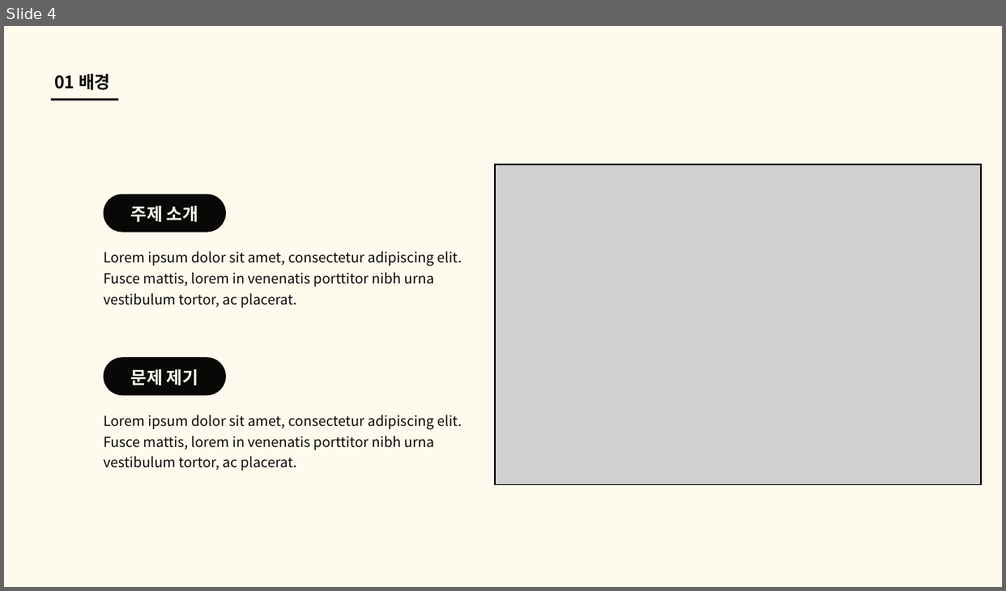
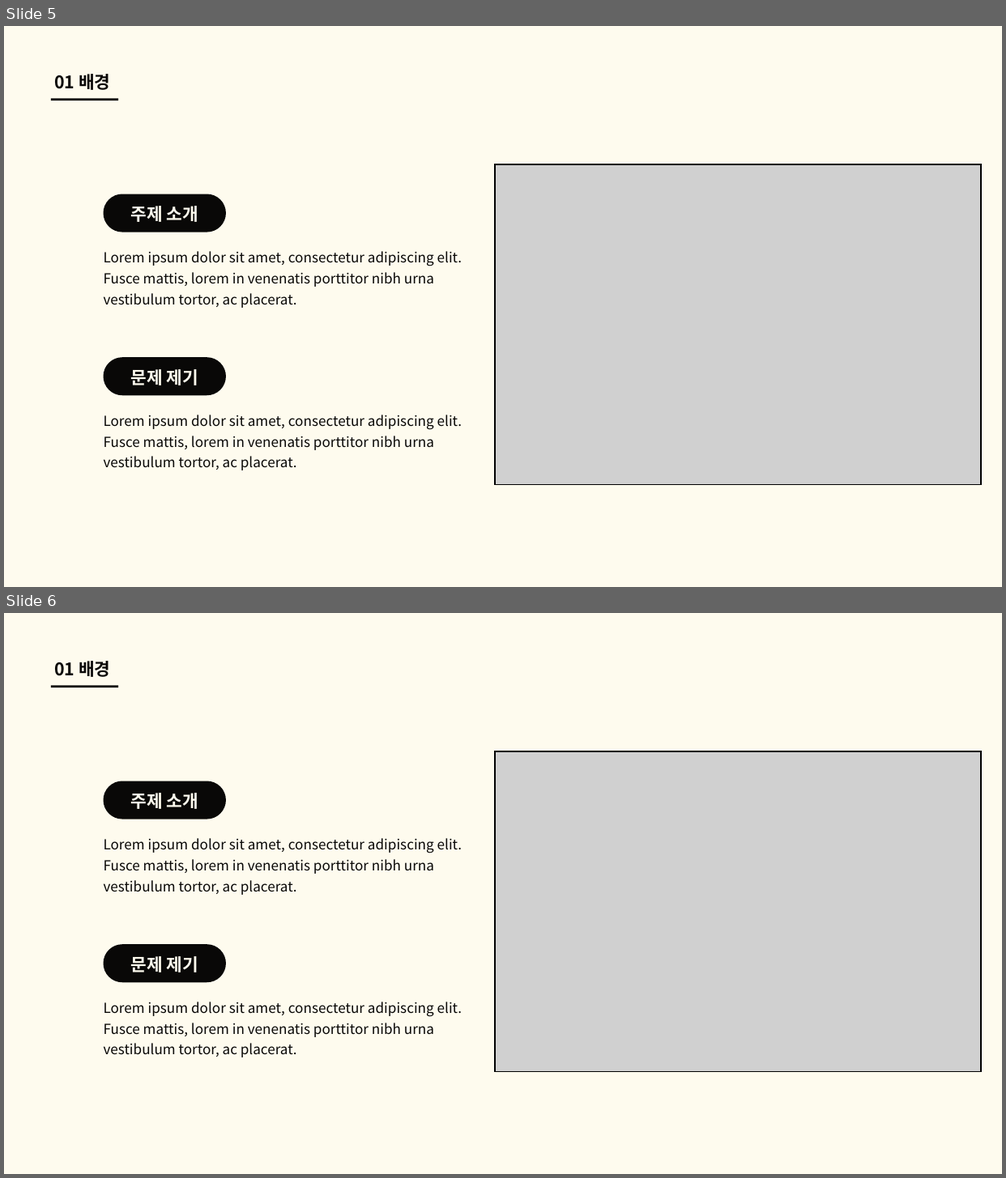
Before and after one commit to good-thing/CargoDriver, a slide deck: 알고리즘 3팀 화물차 알고리즘.pptx. Shown one above the other, each under a label of ours: slide 4 before the commit, slides 5 and 6 after it. The pictures are 1006x591 and 1006x1178 pixels, drawn with LibreOffice and Linux fonts; fonts in the diff are those of the drawing; grey boxes stand for pictures. Boxes give left, top, right and bottom in pixels: in the first picture for what was removed or moved away, otherwise in the second. Text is boxed around its words. In the diff, an @@ line names an element or a change of style, - is before the commit and + after.

```diff
--- a/알고리즘 3팀 화물차 알고리즘.pptx
+++ b/알고리즘 3팀 화물차 알고리즘.pptx
@@ slide 6 added at box(4, 613, 1002, 1174), background #FEFBEE @@
@@ text added at box(54, 661, 110, 677), 25 pt, text #090807, bold @@
+01 배경
@@ line added from (51, 687) to (118, 687), #090807 3 pt @@
@@ picture added at box(495, 752, 981, 1072) @@
@@ freeform shape added at box(104, 781, 226, 819), fill #090807 @@
@@ text added at box(131, 793, 198, 809), 25 pt, text #FEFBEE, bold @@
+주제 소개
@@ text added at box(104, 838, 462, 895), 20 pt, text #090807 @@
+Lorem ipsum dolor sit amet, consectetur adipiscing elit. Fusce mattis, lorem in venenatis porttitor nibh urna vestibulum tortor, ac placerat.
@@ freeform shape added at box(104, 944, 226, 982), fill #090807 @@
@@ text added at box(131, 956, 198, 973), 25 pt, text #FEFBEE, bold @@
+문제 제기
@@ text added at box(104, 1002, 462, 1058), 20 pt, text #090807 @@
+Lorem ipsum dolor sit amet, consectetur adipiscing elit. Fusce mattis, lorem in venenatis porttitor nibh urna vestibulum tortor, ac placerat.
@@ what was slide 4 is now slide 5 @@
```
Also in this commit, not shown: 1 slide changed, 2 other slides added, 6 other files.
